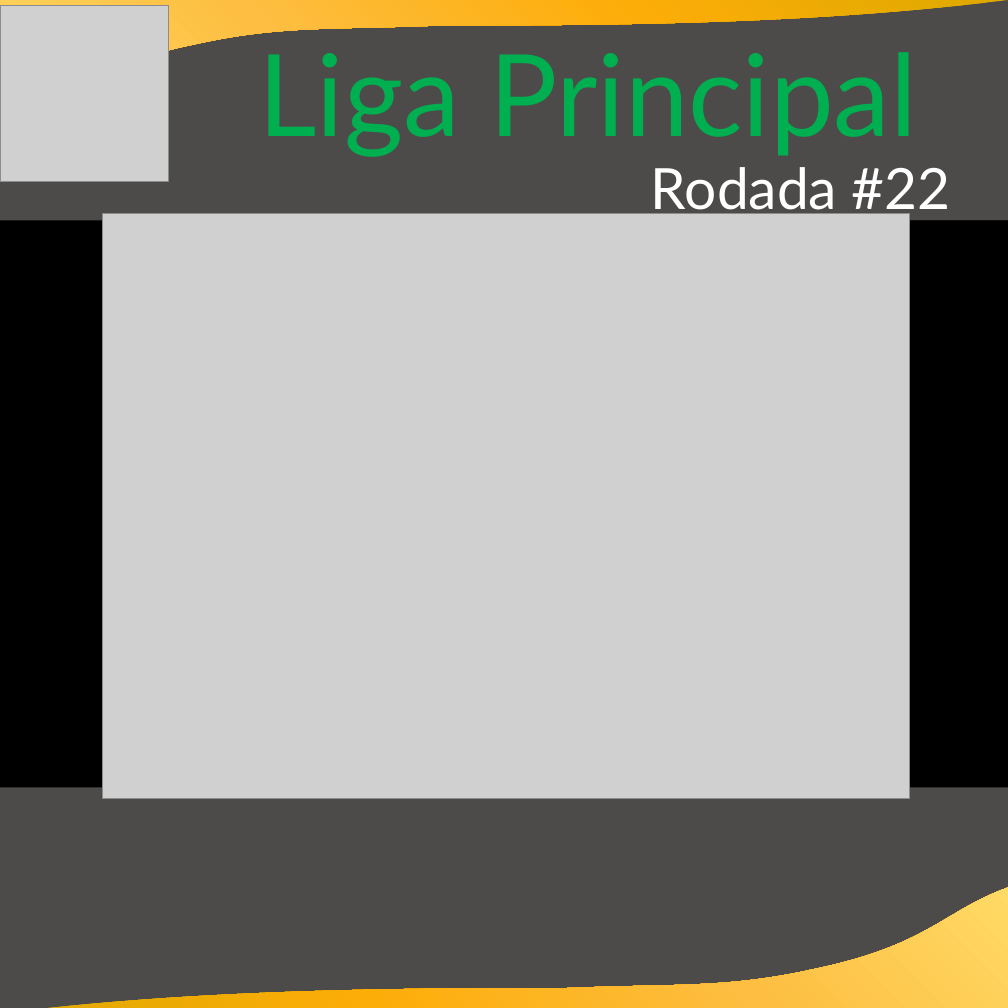
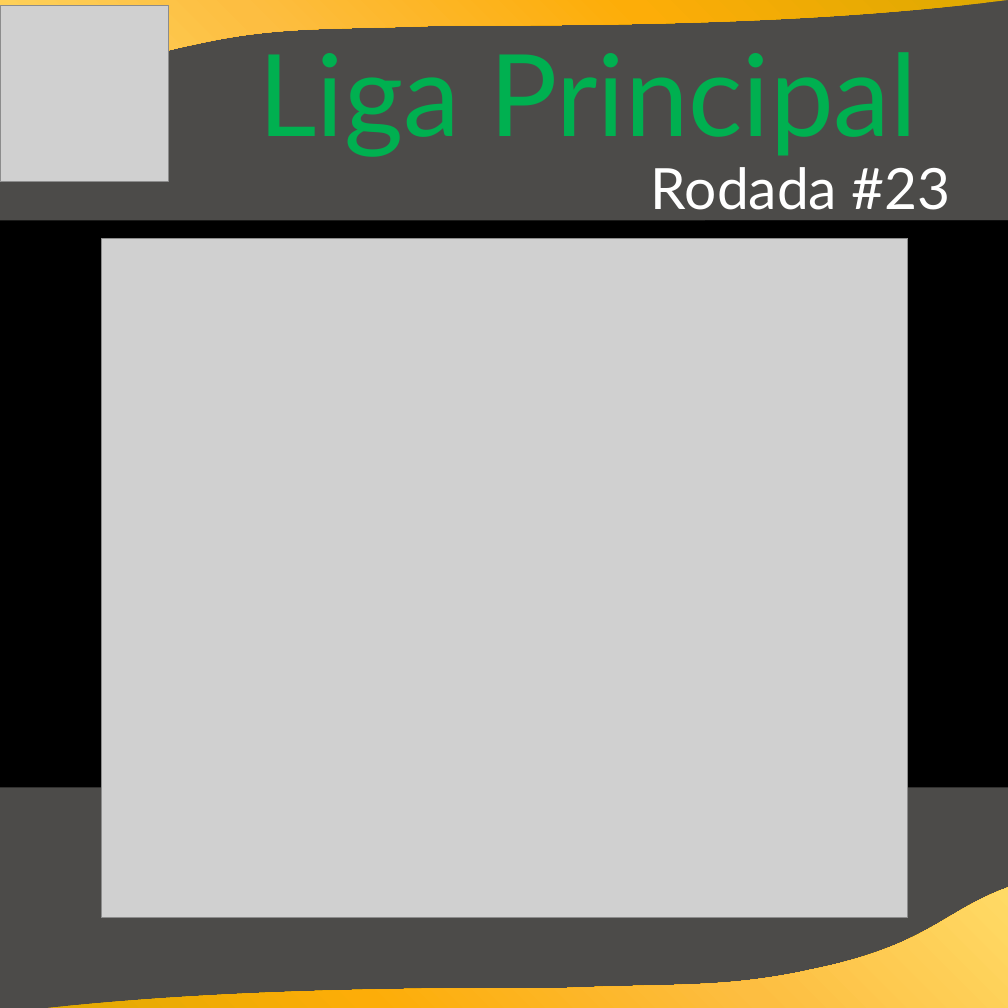
Before and after one commit to cknakayama/automacao_ligaroletarussa2021, a slide deck: slide 2 of Informativos.pptx. Drawn at 1008x1008 pixels with LibreOffice and Linux fonts; fonts in the diff are those of the drawing; grey boxes stand for pictures; background and template pictures are left out. Boxes give left, top, right and bottom in pixels: in the first picture for what was removed or moved away, otherwise in the second. Text is boxed around its words. In the diff, an @@ line names an element or a change of style, - is before the commit and + after.

Commit message:
rodada23

```diff
--- a/Informativos.pptx
+++ b/Informativos.pptx
@@ text at [651, 167, 951, 210]: text changed @@
-Rodada #22
+Rodada #23
@@ picture: place and size @@
-picture at [102, 213, 909, 799]
+picture at [102, 238, 908, 918]
```
Also in this commit, not shown: 8 other slides changed, 2 other files.
